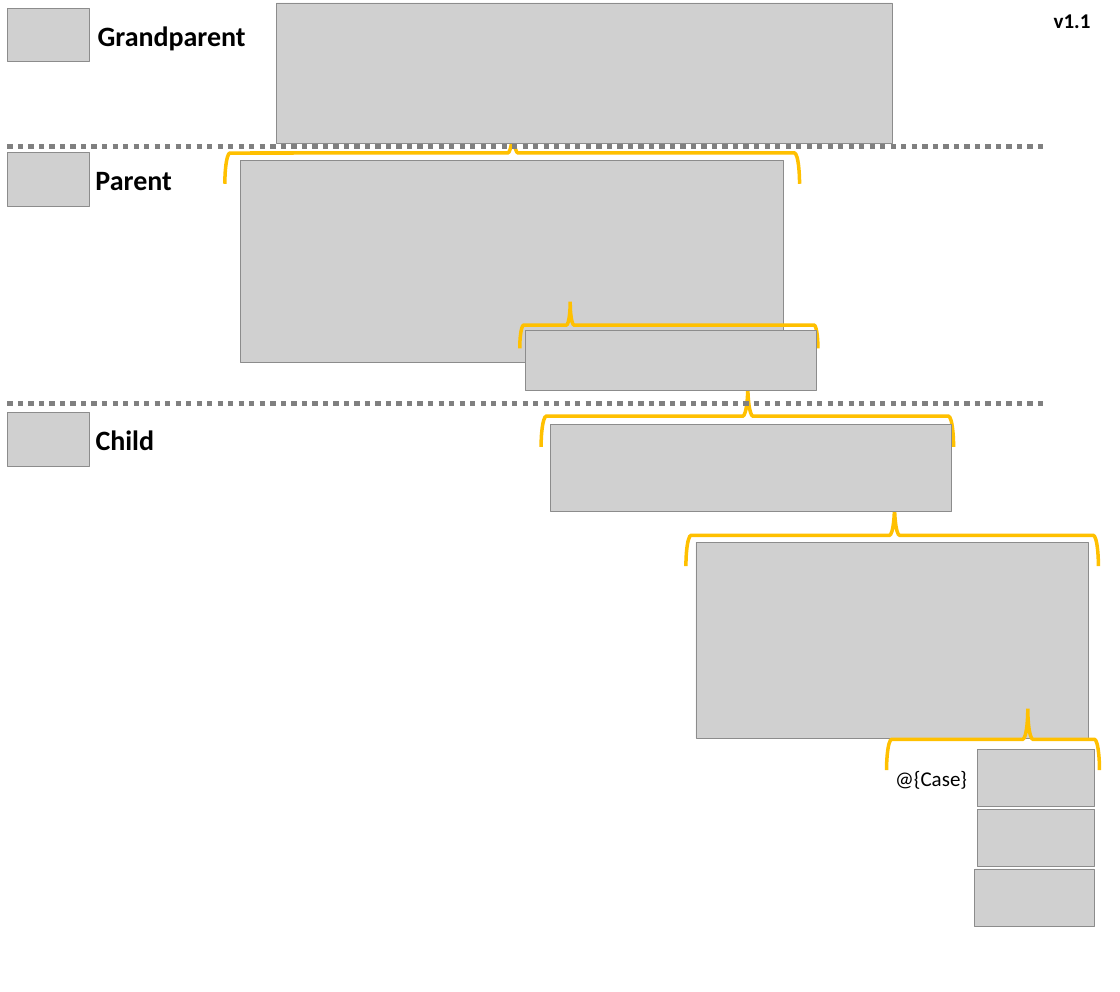
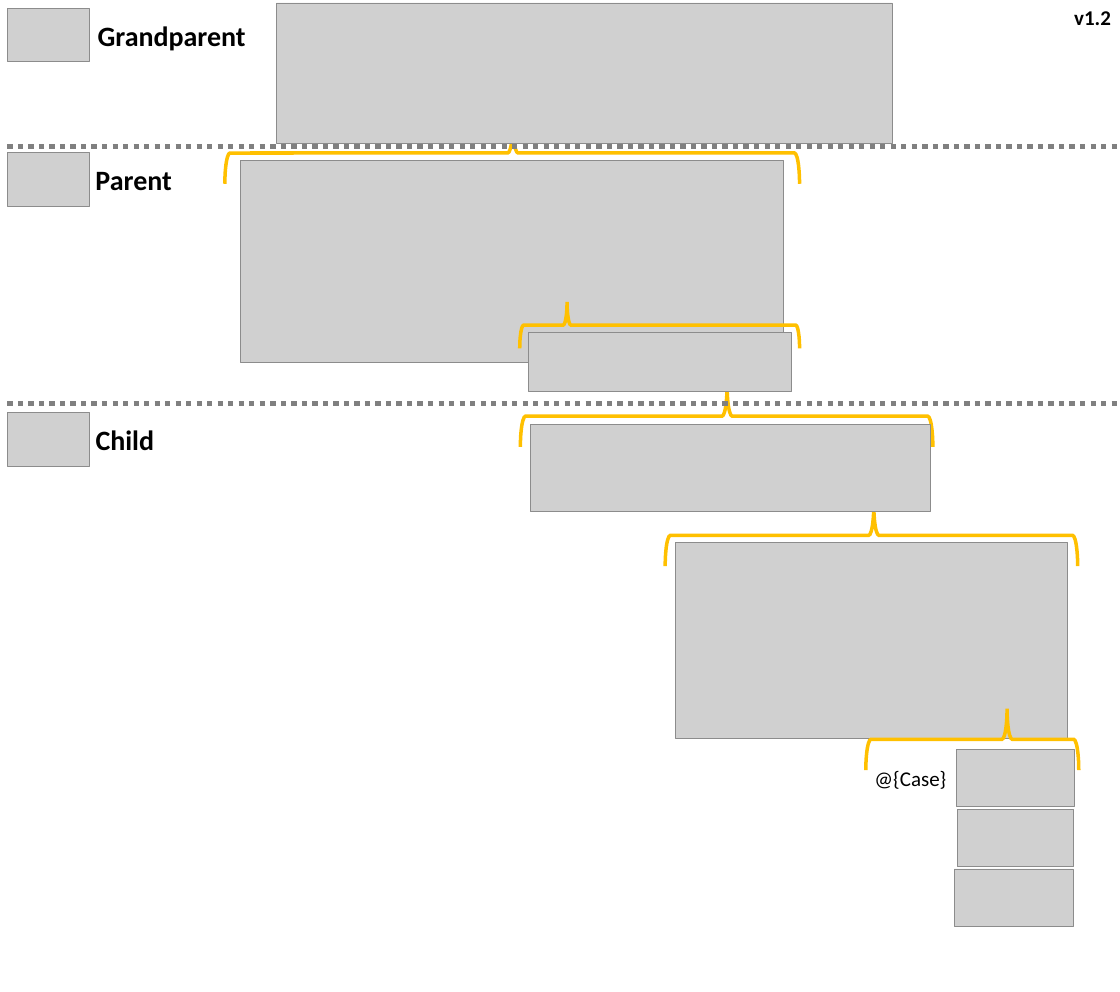
Before and after one commit to mrpaulandrew/procfwk, a slide deck: slide 3 of Images/All ADF Activities.pptx (slide 4 before the commit). Drawn at 1120x992 pixels with LibreOffice and Linux fonts; fonts in the diff are those of the drawing; grey boxes stand for pictures. Boxes give left, top, right and bottom in pixels: in the first picture for what was removed or moved away, otherwise in the second. Text is boxed around its words. In the diff, an @@ line names an element or a change of style, - is before the commit and + after.

```diff
--- a/Images/All ADF Activities.pptx
+++ b/Images/All ADF Activities.pptx
@@ text at bbox=[1074, 11, 1111, 25]: text changed @@
-v1.1
+v1.2
@@ line moved from (8, 146) - (1044, 146) to (8, 146) - (1120, 146) @@
@@ left brace: place and size @@
-left brace at bbox=[520, 302, 818, 349]
+left brace at bbox=[521, 302, 800, 349]
@@ picture: place and size @@
-picture at bbox=[525, 330, 816, 391]
+picture at bbox=[528, 333, 791, 392]
@@ line moved from (8, 404) - (1044, 404) to (8, 404) - (1120, 404) @@
@@ 5 pictures, 3 left braces, 1 text: place and size @@
-5 pictures, 3 left braces, 1 text at bbox=[541, 386, 1100, 928]
+5 pictures, 3 left braces, 1 text at bbox=[520, 386, 1079, 928]
```
Also in this commit, not shown: 2 other slides changed, 1 slide removed, 1 other file.
